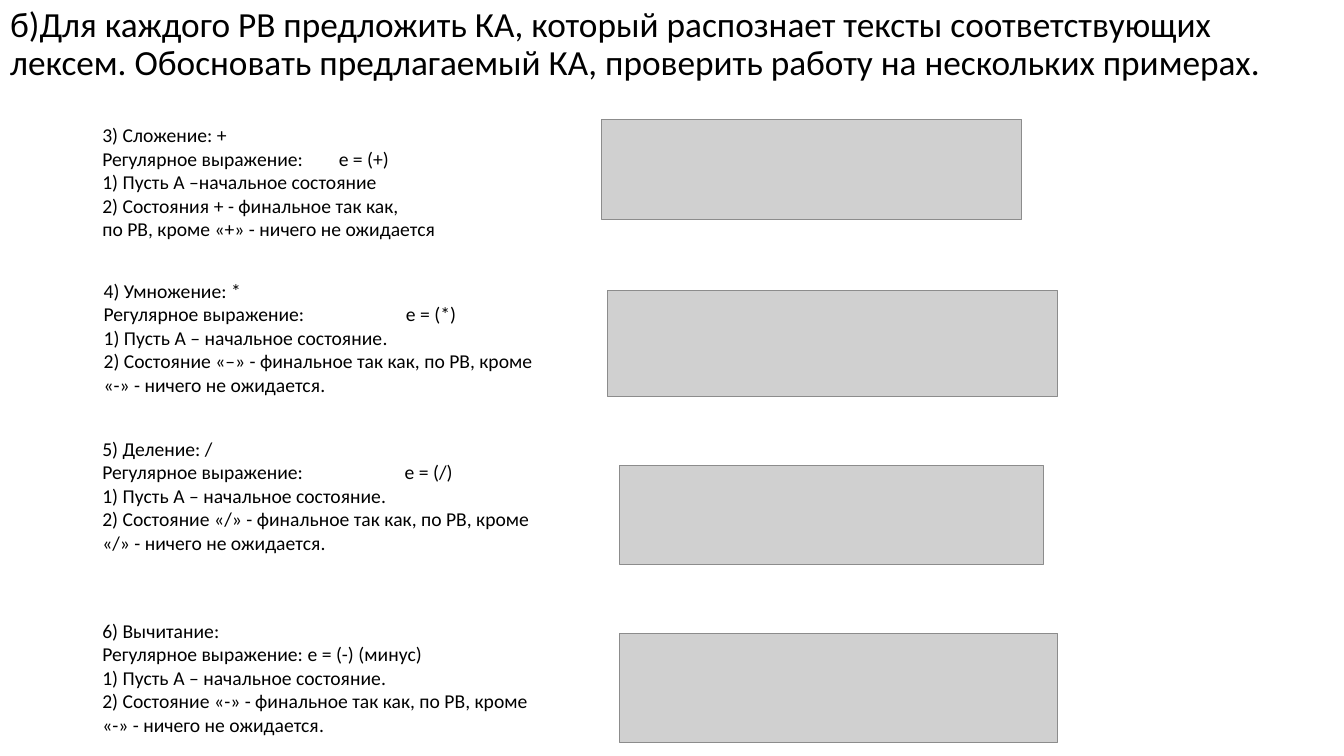
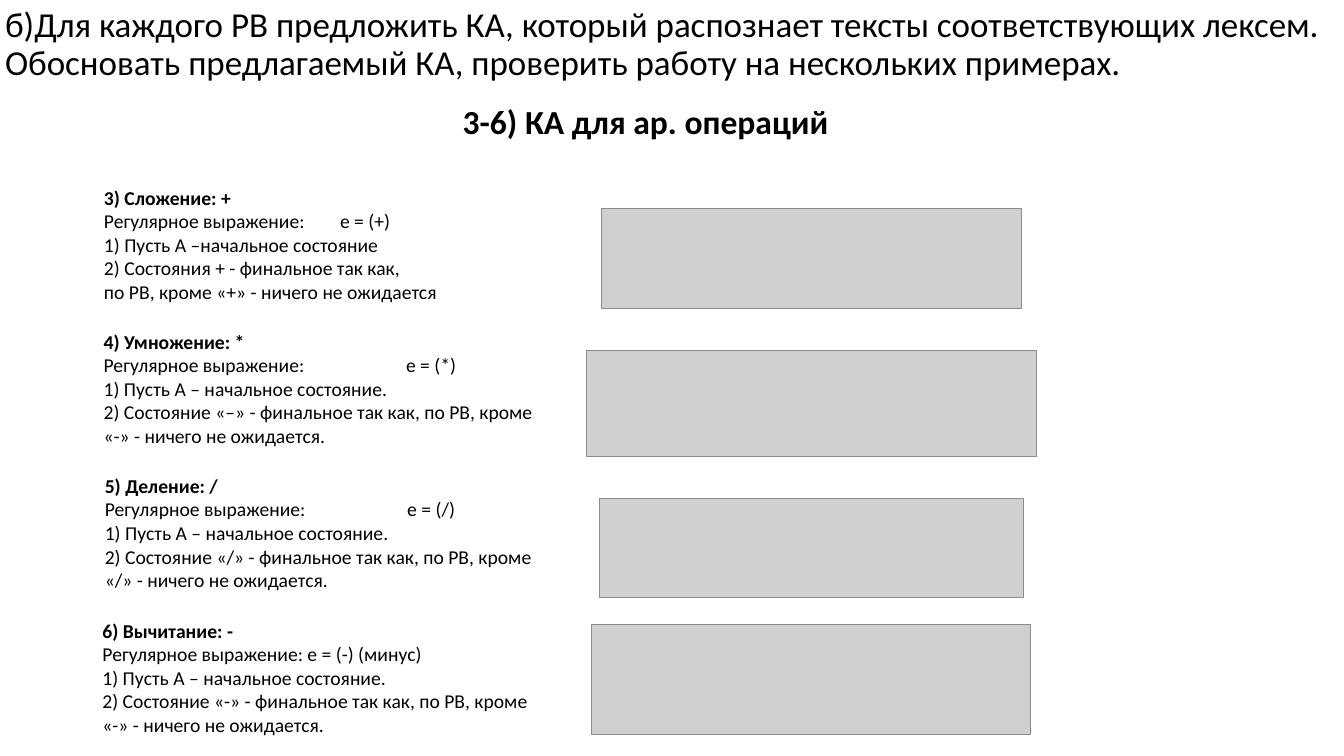
Before and after one commit to goddamnteam/korzun, a slide deck: slide 10 of task5.pptx. Drawn at 1344x756 pixels with LibreOffice and Linux fonts; fonts in the diff are those of the drawing; grey boxes stand for pictures. Boxes give left, top, right and bottom in pixels: in the first picture for what was removed or moved away, otherwise in the second. Text is boxed around its words. In the diff, an @@ line names an element or a change of style, - is before the commit and + after.

```diff
--- a/task5.pptx
+++ b/task5.pptx
@@ title "б)Для каждого РВ предложить КА, ..." at <box>5,11,1318,81</box>: size 25.2 to 25 pt @@
@@ text added at <box>463,109,829,140</box>, 24 pt, text #000000, bold @@
+3-6) КА для ар. операций
@@ text "3) Сложение: +": place and size @@
-text "3) Сложение: +" at <box>102,128,435,240</box>
+text "3) Сложение: +" at <box>104,190,436,303</box>
@@ text at <box>104,190,216,208</box>: bold on in "3) Сложение: +" @@
@@ picture: place and size @@
-picture at <box>601,119,1021,219</box>
+picture at <box>601,209,1021,309</box>
@@ text "4) Умножение: *": place and size @@
-text "4) Умножение: *" at <box>104,284,532,396</box>
+text "4) Умножение: *" at <box>104,334,532,447</box>
@@ text at <box>104,334,230,352</box>: bold on in "4) Умножение: *" @@
@@ picture: place and size @@
-picture at <box>608,290,1059,396</box>
+picture at <box>587,351,1037,457</box>
@@ text "5) Деление: /": place and size @@
-text "5) Деление: /" at <box>102,442,529,554</box>
+text "5) Деление: /" at <box>105,478,531,591</box>
@@ text at <box>105,478,205,496</box>: bold on in "5) Деление: /" @@
@@ picture: place and size @@
-picture at <box>619,466,1044,565</box>
+picture at <box>599,498,1023,597</box>
@@ text at <box>102,623,223,641</box>: text changed; bold on @@
-6) Вычитание:
+6) Вычитание: -
@@ picture: place and size @@
-picture at <box>619,633,1058,742</box>
+picture at <box>592,625,1030,734</box>
```
Also in this commit, not shown: 15 other slides changed.
